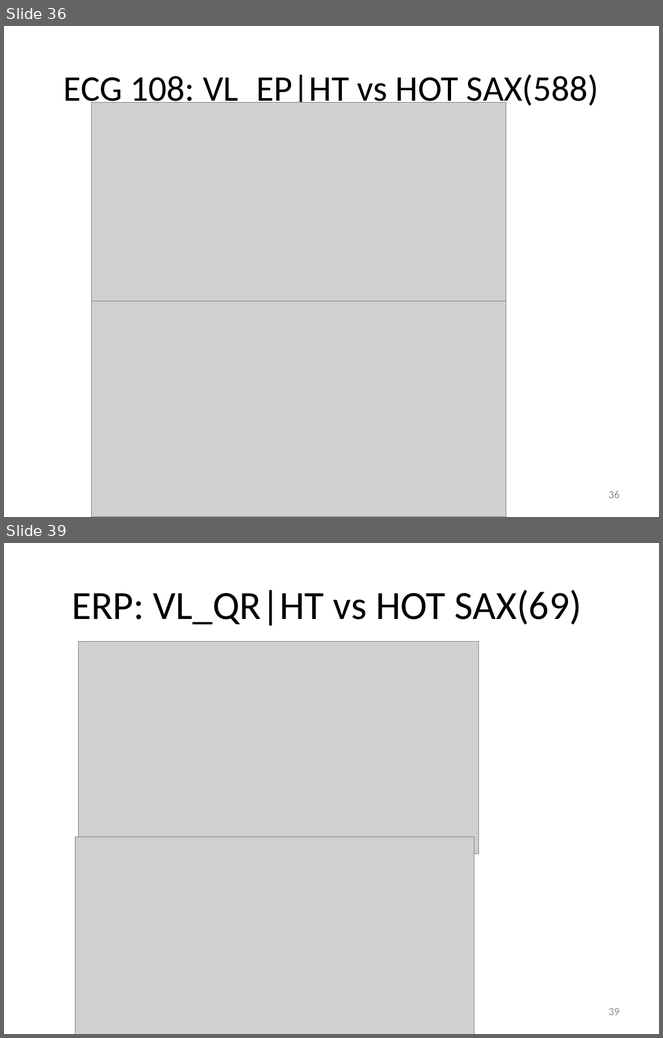
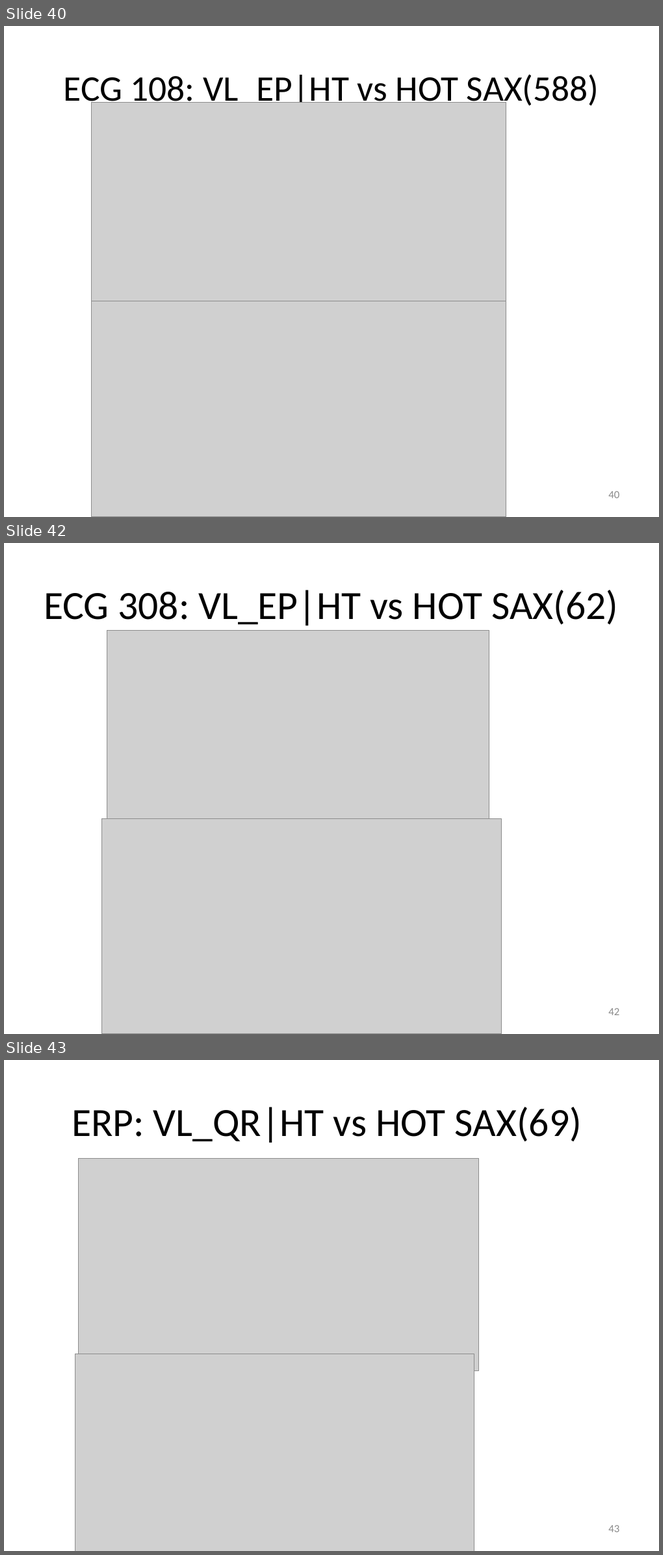
Before and after one commit to vyngo/caohoc-project-name, a slide deck: Report/pre.pptx. Shown one above the other, each under a label of ours: slides 36 and 39 before the commit, slides 40, 42 and 43 after it; the slides between them are not shown. The pictures are 663x1038 and 663x1555 pixels, drawn with LibreOffice and Linux fonts; fonts in the diff are those of the drawing; grey boxes stand for pictures. Boxes give left, top, right and bottom in pixels: in the first picture for what was removed or moved away, otherwise in the second. Text is boxed around its words. In the diff, an @@ line names an element or a change of style, - is before the commit and + after.

```diff
--- a/Report/pre.pptx
+++ b/Report/pre.pptx
@@ slide 42 added at (x1=4, y1=543, x2=659, y2=1034), background #FFFFFF @@
@@ title added at (x1=44, y1=590, x2=618, y2=626), 44 pt, text #000000 @@
+ECG 308: VL_EP|HT vs HOT SAX(62)
@@ picture added at (x1=107, y1=630, x2=489, y2=832) @@
@@ picture added at (x1=102, y1=819, x2=501, y2=1034) @@
@@ page number added at (x1=608, y1=1008, x2=620, y2=1016), 12 pt, text #8C8C8C @@
+42
@@ what was slide 36 is now slide 40 @@
@@ page number at (x1=608, y1=491, x2=620, y2=499): text changed @@
-36
+40
@@ what was slide 39 is now slide 43 @@
@@ page number at (x1=608, y1=1525, x2=620, y2=1533): text changed @@
-39
+43
```
Also in this commit, not shown: 3 slides changed, 7 other slides added.
